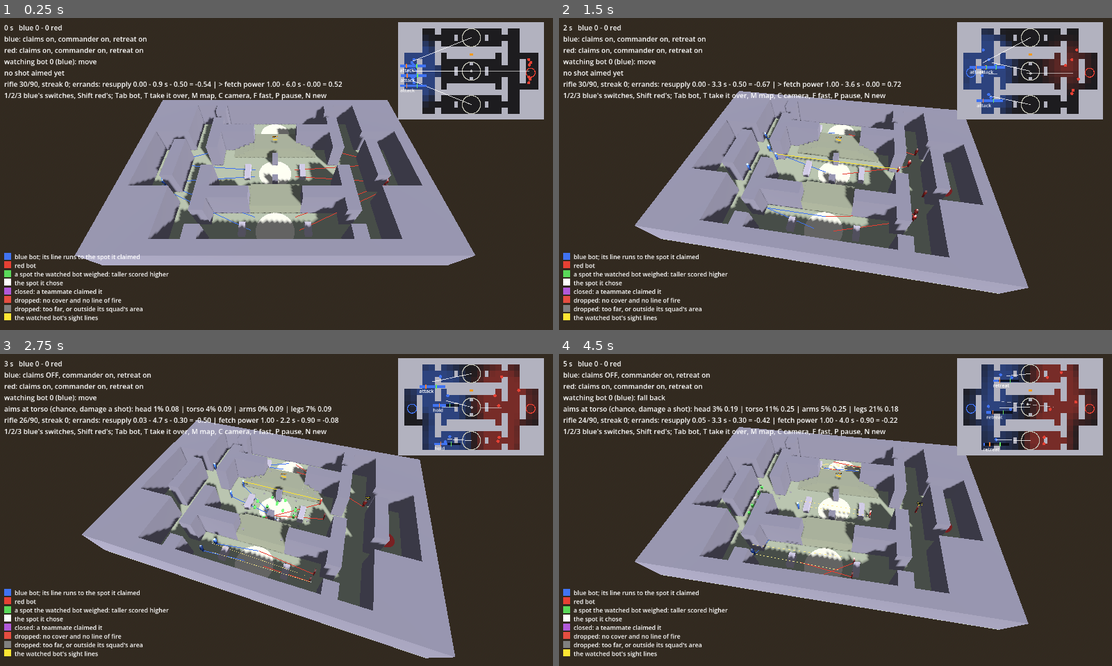
Above: before the commit, frames 1-4 (two rows, left to right).
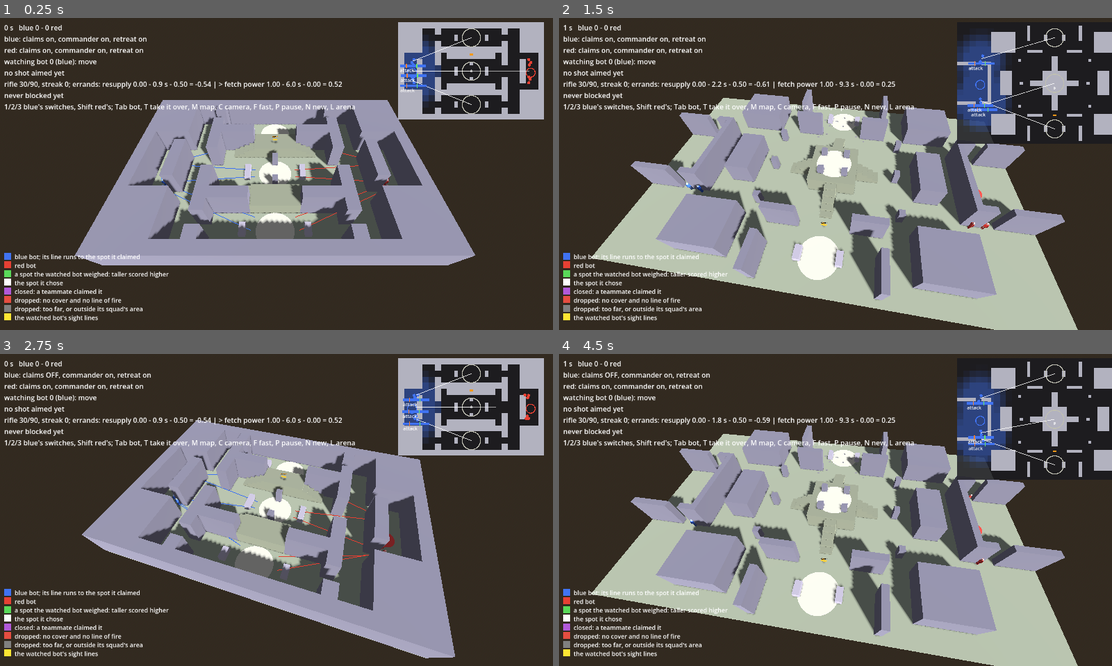
Above: after the commit, the same moments.

Repository: boscocp/game-ai-kit
Game: Godot game, scene res://game3d/botmatch/botmatch.tscn
The game is run twice, just before and just after one commit, with the same random seed, the same clock (stepped at 60 frames per second) and the same inputs. This scene is started directly instead of the project's main scene.
Inputs (mouse positions are in pixels of both pictures, inside the frame that each line leads up to):
- Up to frame 1 (0.25 s): no input
- Up to frame 2 (1.5 s): tap Enter (ui_accept) at 0.5, 0.77 s; move the mouse to (957, 158) at 0.52 s; hold Right (ui_right) 0.53-1.25 s; tap L at 0.6 s; click (957, 158) at 0.67 s; drag from (724, 189) to (807, 236) at 1.27 s
- Up to frame 3 (2.75 s): move the mouse to (331, 441) at 2.02 s; hold Right (ui_right) from 2.03 s (still down); tap 1 at 2.1 s; tap L at 2.3 s
- Up to frame 4 (4.5 s): release Right (ui_right) at 2.75 s; drag from (807, 572) to (669, 463) at 2.77 s; move the mouse to (1001, 556) at 3.52 s; hold Left (ui_left) 3.53-4.25 s; tap Space at 3.6 s; tap Enter (ui_accept) at 3.77 s; tap L at 3.8 s; drag from (669, 463) to (752, 432) at 4.27 s

The runs differ from the first frame. In frame 1, 1.0% of the frame differs, in the area x 0-65%, y 24-30%; in frame 2, 39%; in frame 3, 6.0%; in frame 4, 41%, in the area x 0-100%, y 1-100%.

Commit message:
feat: T66, a second arena, and the same agents play it unchanged
yards.json, 64 by 40 m and unlike the lanes: B on a tower 3 m up with a
stair from each side, A and C in walled yards, houses along the streets,
each spawn behind a house with doors away from the middle. Mirrored across
x = 32 and z = 20; L in the demo switches arenas.

The map tests run on every arena: the mirror, the spots, no point seeing
a spawn, and the 3-9 s walks -- which the first draft broke at 9.35 s, so
its spawn rooms moved 3 m in. A test plays a whole match on the yards:
no engine error, every point taken, both sides firing, the power weapon
fetched, nobody blocked past its patience. Two spots mirrored across the
line within a spot's spacing now both go, rather than neither.

T67 is written for what is left of the agent: the priority list, the
errands as a technique, perception from ai_perception -- after this wave,
the owner's choice.

Diff:
--- a/godot/game3d/botmatch/bot_arena.gd
+++ b/godot/game3d/botmatch/bot_arena.gd
@@ -23,6 +23,10 @@
 extends RefCounted
 
 const ARENA: String = "res://game3d/botmatch/arena.json"
+## The second arena, unlike the first: the same agents, another map.
+const YARDS: String = "res://game3d/botmatch/yards.json"
+## Every arena a match may be played on, the default first.
+const ARENAS: Array[String] = [ARENA, YARDS]
 ## No two spots along a face closer than this, in metres.
 const SPOT_SPACING: float = 1.5
 ## How far out from a face a spot stands, beyond the bot's radius.
@@ -344,13 +348,23 @@
 # two faces side by side, and two bots on them were bunched however the
 # claims kept them off each other's spot. "First" is by distance from the
 # mirror line, then by z -- the same on both sides, so the spots dropped on
-# one side are the mirror of those dropped on the other.
+# one side are the mirror of those dropped on the other. Two of the same
+# key are each other's mirror across the line, and both go: keeping either
+# would hand one side the spot; or they stand in one place, and the lower
+# box's stays, an order the mirror keeps.
 func _crowded(candidates: Array[Spot], spot: Spot) -> bool:
+	return candidates.any(func(other: Spot) -> bool: return _crowds(other, spot))
+
+
+func _crowds(other: Spot, spot: Spot) -> bool:
+	if other.box == spot.box or other.position.distance_to(spot.position) >= SPOT_SPACING - 1e-4:
+		return false
 	var key := Vector2(absf(spot.position.x - width / 2.0), spot.position.y)
-	return candidates.any(func(other: Spot) -> bool:
-		var other_key := Vector2(absf(other.position.x - width / 2.0), other.position.y)
-		var near: bool = other.position.distance_to(spot.position) < SPOT_SPACING - 1e-4
-		return other.box != spot.box and near and other_key < key)
+	var other_key := Vector2(absf(other.position.x - width / 2.0), other.position.y)
+	if not other_key.is_equal_approx(key):
+		return other_key < key
+	var same_place: bool = other.position.distance_to(spot.position) < 1e-4
+	return other.box < spot.box if same_place else true
 
 
 func _spot(number: int, place: Vector2, box: int) -> Spot:
--- a/godot/game3d/botmatch/botmatch.gd
+++ b/godot/game3d/botmatch/botmatch.gd
@@ -6,7 +6,8 @@
 ## Keys: 1, 2, 3 switch blue's claims, commander and retreat; with Shift,
 ## red's. Tab watches the next bot, M shows the other team's map, C follows
 ## the watched bot or frees the camera (arrows turn and zoom it), F runs at
-## four times speed, P pauses, Space one decision while paused, N a new match.
+## four times speed, P pauses, Space one decision while paused, N a new match,
+## L the next arena -- the same agents on another map.
 ##
 ## T takes the watched bot over, either team, and T again gives it back to
 ## its priority list (the owner's choice, 2026-10-21): the same body by the
@@ -21,8 +22,6 @@
 extends Node3D
 
 const SEEDS_FROM: int = 1
-## Where the free camera turns about: the arena's middle.
-const CENTRE: Vector3 = Vector3(24, 0, 16)
 ## Radians the view turns per pixel of mouse movement.
 const MOUSE_TURN: float = 0.0025
 ## How far up or down a person can look.
@@ -32,6 +31,8 @@
 
 var world: BotMatch
 var _seed: int = SEEDS_FROM
+## Which of `BotArena.ARENAS` the match is played on (L cycles them).
+var _arena_index: int = 0
 var _watched: int = 0
 var _paused: bool = false
 var _fast: bool = false
@@ -126,42 +127,9 @@
 			candidates.append({"spot": spot, "status": choice.statuses[index], "score": choice.scores[index]})
 		chosen = world.place_id(places[choice.chosen]) if choice.chosen != -1 else "none"
 	var watched: Dictionary = {"bot": bot.id, "action": bot.action, "chosen": chosen, "candidates": candidates,
-			"aim": aim_overlay(bot), "errand": bot.errand, "errands": bot.errand_weighing}
+			"aim": BotMatchLines.aim_overlay(bot), "errand": bot.errand, "errands": bot.errand_weighing,
+			"passage": bot.last_passage}
 	return {"time": world.time, "watched": watched, "squads": _squads_overlay()}
-
-
-## The watched bot's last aim: each zone's own chance and expected damage,
-## and the zone it aimed at; empty before its first shot.
-static func aim_overlay(bot: MatchBot) -> Dictionary:
-	if bot.last_aim.is_empty():
-		return {}
-	var zones: Array = []
-	for index: int in range((bot.last_aim[1] as Array).size()):
-		zones.append({"zone": bot.last_aim[1][index], "chance": bot.last_aim[2][index], "expected": bot.last_aim[3][index]})
-	return {"target": bot.last_aim[0], "aimed": bot.last_aim[1][bot.last_aim[4]], "zones": zones}
-
-
-## One line for the panel: "aims at torso: head 5% 0.10 | torso ...".
-static func aim_line(bot: MatchBot) -> String:
-	var aim: Dictionary = aim_overlay(bot)
-	if aim.is_empty():
-		return "no shot aimed yet"
-	var parts: Array[String] = []
-	for zone: Dictionary in aim["zones"]:
-		parts.append("%s %.0f%% %.2f" % [zone["zone"], float(zone["chance"]) * 100.0, zone["expected"]])
-	return "aims at %s (chance, damage a shot): %s" % [aim["aimed"], " | ".join(parts)]
-
-
-## One line for the panel: its weapon and rounds, and each errand's score
-## as gain - walk - cost, the one it took marked.
-static func errand_line(bot: MatchBot) -> String:
-	var parts: Array[String] = []
-	for errand: String in bot.errand_weighing:
-		var weighed: Array = bot.errand_weighing[errand]
-		var mark: String = "> " if errand == bot.errand else ""
-		parts.append("%s%s %.2f - %.1f s - %.2f = %.2f" % [mark, errand, weighed[0], weighed[1], weighed[2], weighed[3]])
-	var rounds: String = "%s %d/%d, streak %d" % [bot.weapon, bot.ammo, bot.reserve, bot.streak]
-	return "%s; errands: %s" % [rounds, " | ".join(parts) if not parts.is_empty() else "none weighed yet"]
 
 
 func _squads_overlay() -> Array:
@@ -215,6 +183,9 @@
 			_paused = not _paused
 		KEY_SPACE:
 			step_decision()
+		KEY_L:
+			_arena_index = (_arena_index + 1) % BotArena.ARENAS.size()
+			_new_match()
 		KEY_N:
 			_seed += 1
 			_new_match()
@@ -294,7 +265,7 @@
 			fresh.use_claims = world.teams[side].use_claims
 			fresh.use_commander = world.teams[side].use_commander
 			fresh.may_retreat = world.teams[side].may_retreat
-	world = BotMatch.new(_seed, blue, red, rules)
+	world = BotMatch.new(_seed, blue, red, rules, BotArena.new(rules.body_radius, BotArena.ARENAS[_arena_index]))
 	_heard = 0
 	_played = -1
 	Input.mouse_mode = Input.MOUSE_MODE_VISIBLE
@@ -364,8 +335,10 @@
 		_camera.look_at(world.arena.above(bot.position, 1.2))
 		return
 	var offset := Vector3(sin(_orbit_angle), 0.0, cos(_orbit_angle)) * _orbit_distance * 0.6
-	_camera.position = CENTRE + offset + Vector3(0, _orbit_distance * 0.8, 0)
-	_camera.look_at(CENTRE)
+	# The free camera turns about the arena's middle, whichever arena it is.
+	var centre := Vector3(world.arena.width / 2.0, 0.0, world.arena.depth / 2.0)
+	_camera.position = centre + offset + Vector3(0, _orbit_distance * 0.8, 0)
+	_camera.look_at(centre)
 
 
 func _panel_text() -> String:
@@ -381,9 +354,10 @@
 	var target: String = " at bot %d" % bot.target if bot.target != -1 else ""
 	var you: String = "  -- YOU: %d/%d ammo, %d health" % [bot.ammo, world.rules.magazine, bot.health] if _played == bot.id else ""
 	lines.append("watching bot %d (%s): %s%s%s" % [bot.id, world.teams[bot.team].name, bot.action, target, you])
-	lines.append(aim_line(bot))
-	lines.append(errand_line(bot))
-	lines.append("1/2/3 blue's switches, Shift red's; Tab bot, T take it over, M map, C camera, F fast, P pause, N new")
+	lines.append(BotMatchLines.aim_line(bot))
+	lines.append(BotMatchLines.errand_line(bot))
+	lines.append(BotMatchLines.passage_line(bot))
+	lines.append("1/2/3 blue's switches, Shift red's; Tab bot, T take it over, M map, C camera, F fast, P pause, N new, L arena")
 	if _played != -1:
 		lines.append("playing: WASD walk, Shift sprint, mouse turns, click fires, R reloads, Ctrl crouches, T gives it back")
 	return "\n".join(lines)
--- /dev/null
+++ b/godot/game3d/botmatch/botmatch_lines.gd
@@ -0,0 +1,57 @@
+## The panel's lines of what the watched bot is reasoning with, one per
+## decision: where it aimed and what each zone was worth, its errands, and
+## its last weighing of the ways past a body. Read off the bot, built here
+## so the scene keeps to drawing and keys.
+class_name BotMatchLines
+extends RefCounted
+
+
+## The watched bot's last aim: each zone's own chance and expected damage,
+## and the zone it aimed at; empty before its first shot.
+static func aim_overlay(bot: MatchBot) -> Dictionary:
+	if bot.last_aim.is_empty():
+		return {}
+	var zones: Array = []
+	for index: int in range((bot.last_aim[1] as Array).size()):
+		zones.append({"zone": bot.last_aim[1][index], "chance": bot.last_aim[2][index], "expected": bot.last_aim[3][index]})
+	return {"target": bot.last_aim[0], "aimed": bot.last_aim[1][bot.last_aim[4]], "zones": zones}
+
+
+## One line for the panel: "aims at torso: head 5% 0.10 | torso ...".
+static func aim_line(bot: MatchBot) -> String:
+	var aim: Dictionary = aim_overlay(bot)
+	if aim.is_empty():
+		return "no shot aimed yet"
+	var parts: Array[String] = []
+	for zone: Dictionary in aim["zones"]:
+		parts.append("%s %.0f%% %.2f" % [zone["zone"], float(zone["chance"]) * 100.0, zone["expected"]])
+	return "aims at %s (chance, damage a shot): %s" % [aim["aimed"], " | ".join(parts)]
+
+
+## One line for the panel: its weapon and rounds, and each errand's score
+## as gain - walk - cost, the one it took marked.
+static func errand_line(bot: MatchBot) -> String:
+	var parts: Array[String] = []
+	for errand: String in bot.errand_weighing:
+		var weighed: Array = bot.errand_weighing[errand]
+		var mark: String = "> " if errand == bot.errand else ""
+		parts.append("%s%s %.2f - %.1f s - %.2f = %.2f" % [mark, errand, weighed[0], weighed[1], weighed[2], weighed[3]])
+	var rounds: String = "%s %d/%d, streak %d" % [bot.weapon, bot.ammo, bot.reserve, bot.streak]
+	return "%s; errands: %s" % [rounds, " | ".join(parts) if not parts.is_empty() else "none weighed yet"]
+
+
+## One line for the panel: the ways past the last body in its way, each
+## one's cost in seconds, the one taken marked, and the teammate's answer.
+static func passage_line(bot: MatchBot) -> String:
+	if bot.last_passage.is_empty():
+		return "never blocked yet"
+	var parts: Array[String] = []
+	var costs: PackedFloat64Array = bot.last_passage["costs"]
+	for index: int in range(PassageChoice.WAYS.size()):
+		var way: String = PassageChoice.WAYS[index]
+		var mark: String = "> " if way == bot.last_passage["chosen"] else ""
+		parts.append("%s%s %s" % [mark, way, "-" if is_inf(costs[index]) else "%.1f s" % costs[index]])
+	var answer: String = str(bot.last_passage.get("answer", ""))
+	var reply: String = "" if answer == "" else " (bot %d %s it: saves %.1f s, costs it %.1f s)" % [
+			bot.last_passage["blocker"], answer, bot.last_passage["saves"], bot.last_passage["their_cost"]]
+	return "past bot %d: %s%s" % [bot.last_passage["blocker"], " | ".join(parts), reply]
--- /dev/null
+++ b/godot/game3d/botmatch/yards.json
@@ -0,0 +1,65 @@
+{
+  "about": "A second arena for the bot match (T66), made unlike the first so the same agents are seen to cope on another map: 64 by 40 metres, x east and z south. B stands on a tower 3 m up in the middle, climbed by a stair from the west, the east, the north and the south; A and C lie in yards to the north and south, walled on the side towards the middle; houses stand along the streets between. Each spawn room's front is a wall, its doors open north and south, and a house stands before it, so nothing in the middle sees in. Every box, platform and stair has its mirror across x = 32, and the map is its own mirror across z = 20. The power weapon lies south of the tower, on the mirror line.",
+  "width": 64,
+  "depth": 40,
+  "points": [
+    {"id": "A", "x": 32, "z": 5},
+    {"id": "B", "x": 32, "z": 20},
+    {"id": "C", "x": 32, "z": 35}
+  ],
+  "spawns": {
+    "blue": [[6.5, 16.5], [6.5, 18.5], [6.5, 21.5], [6.5, 23.5], [8.5, 19.5], [8.5, 20.5]],
+    "red": [[57.5, 16.5], [57.5, 18.5], [57.5, 21.5], [57.5, 23.5], [55.5, 19.5], [55.5, 20.5]]
+  },
+  "resupply": {"blue": [7.5, 20.5], "red": [56.5, 20.5]},
+  "power": [32.0, 30.5],
+  "boxes": [
+    {"x": 10.5, "z": 20.0, "width": 1, "depth": 12, "height": 5.0},
+    {"x": 53.5, "z": 20.0, "width": 1, "depth": 12, "height": 5.0},
+    {"x": 3.0, "z": 13.5, "width": 6, "depth": 1, "height": 5.0},
+    {"x": 61.0, "z": 13.5, "width": 6, "depth": 1, "height": 5.0},
+    {"x": 9.5, "z": 13.5, "width": 3, "depth": 1, "height": 5.0},
+    {"x": 54.5, "z": 13.5, "width": 3, "depth": 1, "height": 5.0},
+    {"x": 3.0, "z": 26.5, "width": 6, "depth": 1, "height": 5.0},
+    {"x": 61.0, "z": 26.5, "width": 6, "depth": 1, "height": 5.0},
+    {"x": 9.5, "z": 26.5, "width": 3, "depth": 1, "height": 5.0},
+    {"x": 54.5, "z": 26.5, "width": 3, "depth": 1, "height": 5.0},
+    {"x": 15.0, "z": 6.5, "width": 8, "depth": 7, "height": 4.0},
+    {"x": 49.0, "z": 6.5, "width": 8, "depth": 7, "height": 4.0},
+    {"x": 15.0, "z": 33.5, "width": 8, "depth": 7, "height": 4.0},
+    {"x": 49.0, "z": 33.5, "width": 8, "depth": 7, "height": 4.0},
+    {"x": 16.0, "z": 20.0, "width": 4, "depth": 8, "height": 4.0},
+    {"x": 48.0, "z": 20.0, "width": 4, "depth": 8, "height": 4.0},
+    {"x": 25.5, "z": 9.5, "width": 5, "depth": 1, "height": 5.0},
+    {"x": 38.5, "z": 9.5, "width": 5, "depth": 1, "height": 5.0},
+    {"x": 25.5, "z": 30.5, "width": 5, "depth": 1, "height": 5.0},
+    {"x": 38.5, "z": 30.5, "width": 5, "depth": 1, "height": 5.0},
+    {"x": 23.5, "z": 3.5, "width": 1, "depth": 5, "height": 5.0},
+    {"x": 40.5, "z": 3.5, "width": 1, "depth": 5, "height": 5.0},
+    {"x": 23.5, "z": 36.5, "width": 1, "depth": 5, "height": 5.0},
+    {"x": 40.5, "z": 36.5, "width": 1, "depth": 5, "height": 5.0},
+    {"x": 29.0, "z": 5.0, "width": 1.0, "depth": 2, "height": 1.1},
+    {"x": 35.0, "z": 5.0, "width": 1.0, "depth": 2, "height": 1.1},
+    {"x": 29.0, "z": 35.0, "width": 1.0, "depth": 2, "height": 1.1},
+    {"x": 35.0, "z": 35.0, "width": 1.0, "depth": 2, "height": 1.1},
+    {"x": 20.5, "z": 12.5, "width": 1, "depth": 1, "height": 2.5},
+    {"x": 43.5, "z": 12.5, "width": 1, "depth": 1, "height": 2.5},
+    {"x": 20.5, "z": 27.5, "width": 1, "depth": 1, "height": 2.5},
+    {"x": 43.5, "z": 27.5, "width": 1, "depth": 1, "height": 2.5},
+    {"x": 21.0, "z": 20.0, "width": 1.0, "depth": 1.0, "height": 2.5},
+    {"x": 43.0, "z": 20.0, "width": 1.0, "depth": 1.0, "height": 2.5},
+    {"x": 30.0, "z": 18.0, "width": 1.0, "depth": 1.0, "height": 4.1},
+    {"x": 34.0, "z": 18.0, "width": 1.0, "depth": 1.0, "height": 4.1},
+    {"x": 30.0, "z": 22.0, "width": 1.0, "depth": 1.0, "height": 4.1},
+    {"x": 34.0, "z": 22.0, "width": 1.0, "depth": 1.0, "height": 4.1}
+  ],
+  "platforms": [
+    {"x": 32.0, "z": 20.0, "width": 8, "depth": 8, "height": 3.0}
+  ],
+  "stairs": [
+    {"x": 26.0, "z": 20.0, "width": 4, "depth": 2, "height": 3.0, "rises": "east"},
+    {"x": 38.0, "z": 20.0, "width": 4, "depth": 2, "height": 3.0, "rises": "west"},
+    {"x": 32.0, "z": 13.5, "width": 2, "depth": 5, "height": 3.0, "rises": "south"},
+    {"x": 32.0, "z": 26.5, "width": 2, "depth": 5, "height": 3.0, "rises": "north"}
+  ]
+}
--- a/godot/test/botmatch/botmatch_test.gd
+++ b/godot/test/botmatch/botmatch_test.gd
@@ -16,8 +16,12 @@
 const HEIGHT_ARENA: String = "res://test/botmatch/height_arena.json"
 
 
-func test_the_arena_is_its_own_mirror_across_the_middle() -> void:
-	var arena := BotArena.new(0.4)
+func test_every_arena_is_its_own_mirror_across_the_middle() -> void:
+	for path: String in BotArena.ARENAS:
+		_assert_mirrored(BotArena.new(0.4, path))
+
+
+func _assert_mirrored(arena: BotArena) -> void:
 	var mirrored: Dictionary = {}
 	for box: AABB in arena.boxes:
 		mirrored["%.2f %.2f %.2f %.2f %.2f" % [box.position.x, box.position.z, box.size.x, box.size.z, box.size.y]] = true
@@ -39,7 +43,11 @@
 
 
 func test_the_cover_spots_are_a_mirror_and_never_crowd_each_other() -> void:
-	var arena := BotArena.new(0.4)
+	for path: String in BotArena.ARENAS:
+		_assert_spots_mirrored(BotArena.new(0.4, path))
+
+
+func _assert_spots_mirrored(arena: BotArena) -> void:
 	var places: Dictionary = {}
 	for spot: BotArena.Spot in arena.spots:
 		places["%.3f %.3f %s" % [spot.position.x, spot.position.y, spot.low]] = true
@@ -109,23 +117,66 @@
 	# Walked by the match itself: a bot sent from each spawn to each point,
 	# timed until it arrives. Per team, each point's mean over the spawns is
 	# within WALK_TOLERANCE of the others', and red's are blue's, mirrored.
-	var blue: PackedFloat64Array = _mean_walks(BotMatch.BLUE)
-	var red: PackedFloat64Array = _mean_walks(BotMatch.RED)
+	for path: String in BotArena.ARENAS:
+		_assert_walks_even(path)
+
+
+func _assert_walks_even(path: String) -> void:
+	var blue: PackedFloat64Array = _mean_walks(BotMatch.BLUE, path)
+	var red: PackedFloat64Array = _mean_walks(BotMatch.RED, path)
 	for point: int in range(blue.size()):
 		var apart: float = absf(blue[point] - blue[0])
-		assert_float(apart).override_failure_message("blue: %s" % blue).is_less_equal(WALK_TOLERANCE)
+		assert_float(apart).override_failure_message("%s, blue: %s" % [path, blue]).is_less_equal(WALK_TOLERANCE)
 		assert_float(red[point]).is_equal_approx(blue[point], 0.05)
 
 
 func test_no_point_sees_into_a_spawn() -> void:
 	# A body standing on a spawn, from eyes standing on a point.
 	var rules := MatchRules.new()
-	var arena := BotArena.new(rules.body_radius)
+	for path: String in BotArena.ARENAS:
+		_assert_no_point_sees_a_spawn(rules, BotArena.new(rules.body_radius, path))
+
+
+func _assert_no_point_sees_a_spawn(rules: MatchRules, arena: BotArena) -> void:
 	var starts: Array = arena.spawns["blue"] + arena.spawns["red"]
 	for point: Vector2 in arena.point_places:
 		for start: Vector2 in starts:
 			var seen: bool = arena.clear_line(arena.above(point, rules.eye_height), arena.above(start, rules.chest_height))
 			assert_bool(seen).override_failure_message("%s sees %s" % [point, start]).is_false()
+
+
+func test_the_same_agents_play_a_whole_match_on_the_other_arena() -> void:
+	# The owner's test of an agent (AIMA's): on another map it must cope,
+	# with nothing in its code knowing which map it is on. Every point is
+	# taken by someone, both sides fire, the power weapon is fetched, and
+	# nobody stands blocked for long.
+	var counter := ErrorCounter.new()
+	OS.add_logger(counter)
+	var rules := MatchRules.new()
+	var world := BotMatch.new(3, MatchTeam.new("blue", 0, rules), MatchTeam.new("red", 1, rules), rules,
+			BotArena.new(rules.body_radius, BotArena.YARDS))
+	var taken: Dictionary = {}
+	var longest_blocked: float = 0.0
+	while not world.over():
+		world.step()
+		for index: int in range(world.point_owner.size()):
+			taken[index] = taken.get(index, false) or world.point_owner[index] != -1
+		longest_blocked = maxf(longest_blocked, _most_blocked(world))
+	OS.remove_logger(counter)
+	assert_int(counter.errors).is_equal(0)
+	assert_bool(taken.values().all(func(was: bool) -> bool: return was)).override_failure_message("taken: %s" % taken).is_true()
+	assert_int(world.stats[0].shots).is_greater(100)
+	assert_int(world.stats[1].shots).is_greater(100)
+	assert_int(world.stats[0].power_taken + world.stats[1].power_taken).is_greater(0)
+	assert_float(longest_blocked).is_less(rules.passage_patience + 0.01)
+
+
+# The longest any bot of `world` has now waited blocked.
+func _most_blocked(world: BotMatch) -> float:
+	var longest: float = 0.0
+	for bot: MatchBot in world.bots:
+		longest = maxf(longest, bot.blocked_for)
+	return longest
 
 
 func test_a_stair_is_cut_into_steps_and_the_floor_rises_with_it() -> void:
@@ -231,9 +282,10 @@
 
 # Each point's mean walk, in seconds, from every spawn of `side`; each walk
 # is asserted within three to nine seconds on the way.
-func _mean_walks(side: int) -> PackedFloat64Array:
-	var rules := MatchRules.new()
-	var world := BotMatch.new(1, MatchTeam.new("blue", 0, rules), MatchTeam.new("red", 1, rules), rules)
+func _mean_walks(side: int, path: String) -> PackedFloat64Array:
+	var rules := MatchRules.new()
+	var world := BotMatch.new(1, MatchTeam.new("blue", 0, rules), MatchTeam.new("red", 1, rules), rules,
+			BotArena.new(rules.body_radius, path))
 	var bot: MatchBot = world.bots[side * BotMatch.BOTS_A_SIDE]
 	var starts: Array = world.arena.spawns[BotMatch.TEAM_NAMES[side]]
 	var means := PackedFloat64Array()
Not shown, added: godot/game3d/botmatch/botmatch_lines.gd.uid
Not shown, added: tasks/T67-the-bot-as-an-agent.md
